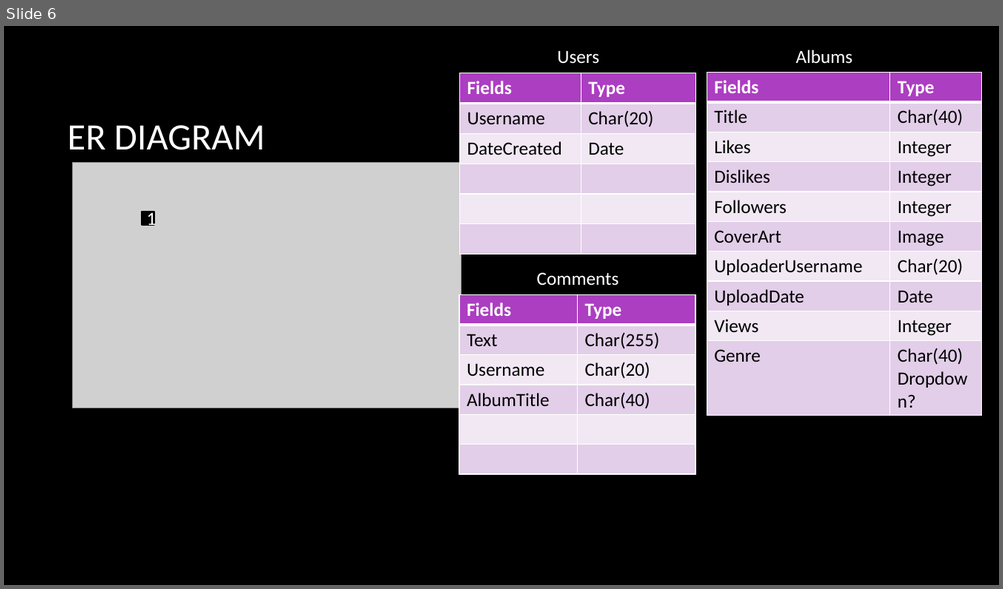
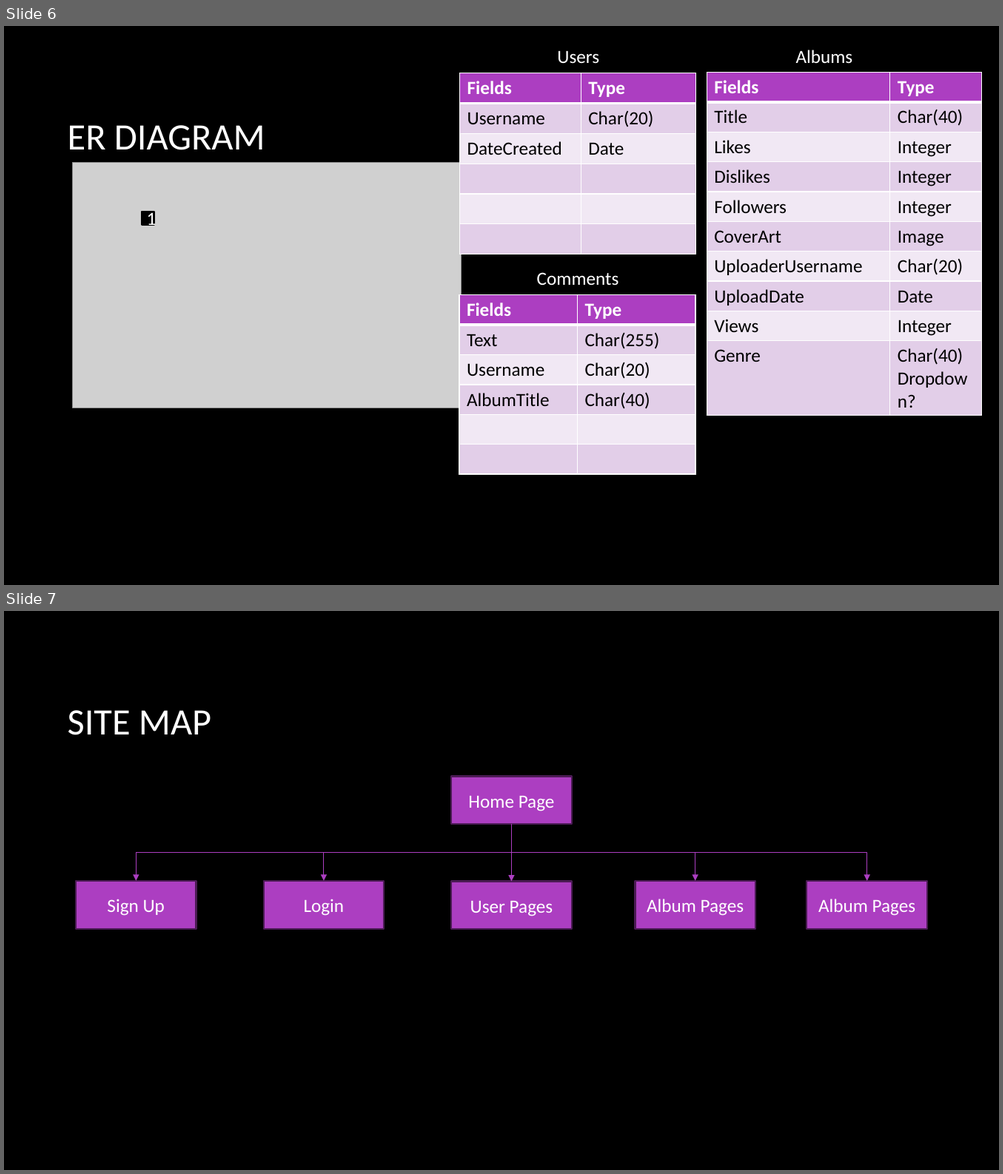
Before and after one commit to MalachyMcGinnity/WAD2GroupProject, a slide deck: WAD2 Group Project Design Spec.pptx. Shown one above the other, each under a label of ours: slide 6 before the commit, slides 6 and 7 after it. The pictures are 1003x589 and 1003x1174 pixels, drawn with LibreOffice and Linux fonts; fonts in the diff are those of the drawing; grey boxes stand for pictures; background and template pictures are left out. Boxes give left, top, right and bottom in pixels: in the first picture for what was removed or moved away, otherwise in the second. Text is boxed around its words. In the diff, an @@ line names an element or a change of style, - is before the commit and + after.

Commit message:
Site Map and URL Design

```diff
--- a/WAD2 Group Project Design Spec.pptx
+++ b/WAD2 Group Project Design Spec.pptx
@@ slide 7 added at [4, 611, 999, 1170], background picture (left out) @@
@@ title added at [68, 710, 211, 735], 36 pt, text #FFFFFF @@
+SITE MAP
@@ rectangle added at [451, 777, 571, 824], fill #AC3EC1, outline #4B1B55 1.5 pt, 18 pt, text #FFFFFF @@
+Home Page
@@ elbow arrow added from (512, 824) to (136, 881), #AC3EC1 0.75 pt @@
@@ elbow arrow added from (512, 824) to (324, 881), #AC3EC1 0.75 pt @@
@@ elbow arrow added from (512, 824) to (512, 882), #AC3EC1 0.75 pt @@
@@ elbow arrow added from (512, 824) to (695, 881), #AC3EC1 0.75 pt @@
@@ elbow arrow added from (512, 824) to (867, 881), #AC3EC1 0.75 pt @@
@@ rectangle added at [76, 881, 196, 929], fill #AC3EC1, outline #4B1B55 1.5 pt, 18 pt, text #FFFFFF @@
+Sign Up
@@ rectangle added at [264, 881, 384, 929], fill #AC3EC1, outline #4B1B55 1.5 pt, 18 pt, text #FFFFFF @@
+Login
@@ rectangle added at [451, 882, 571, 930], fill #AC3EC1, outline #4B1B55 1.5 pt, 18 pt, text #FFFFFF @@
+User Pages
@@ rectangle added at [635, 881, 755, 929], fill #AC3EC1, outline #4B1B55 1.5 pt, 18 pt, text #FFFFFF @@
+Album Pages
@@ rectangle added at [807, 881, 927, 929], fill #AC3EC1, outline #4B1B55 1.5 pt, 18 pt, text #FFFFFF @@
+Album Pages
```
Also in this commit, not shown: 1 other slide added, 1 other file.
